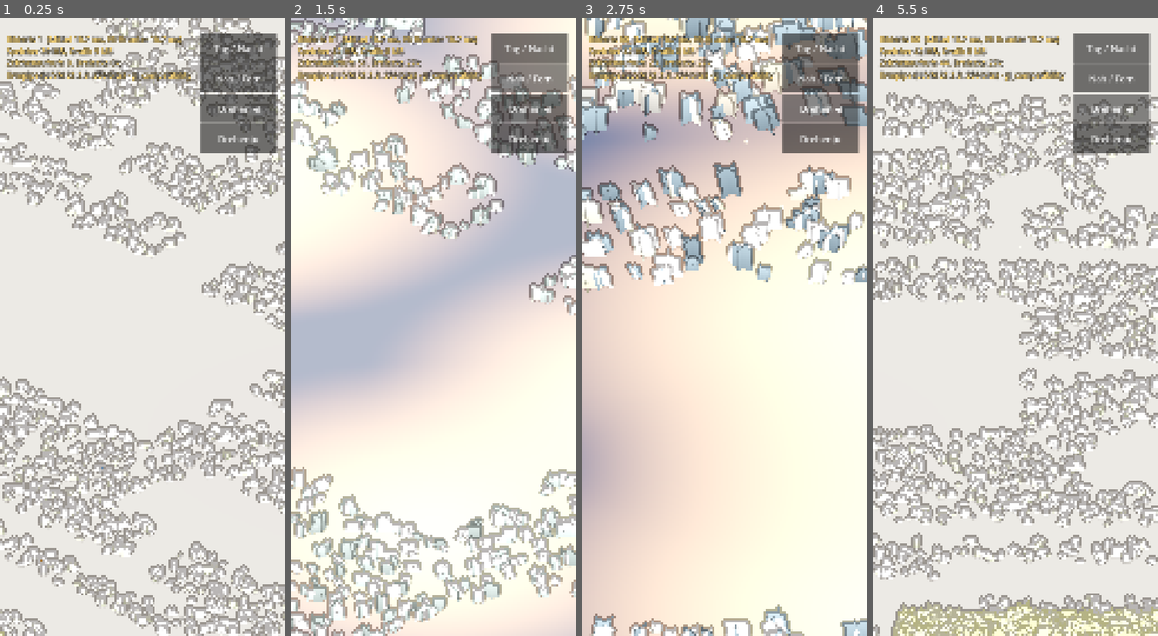
Above: before the commit, frames 1-4 (left to right).
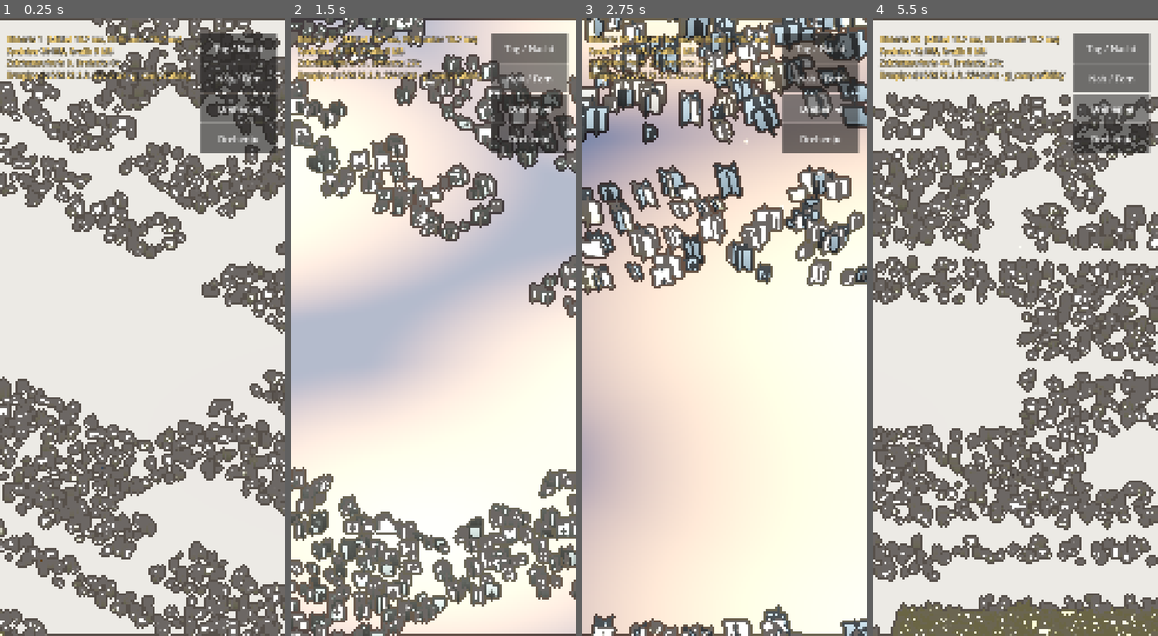
Above: after the commit, the same moments.

Repository: tramour-cmyk/androidapp_rpg_bornim
Game: Godot game, scene res://main.tscn
The game is run twice, just before and just after one commit, with the same random seed, the same clock (stepped at 60 frames per second) and the same inputs.
Inputs:
- Up to frame 1 (0.25 s): no input
- Up to frame 2 (1.5 s): click "Tag / Nacht" at 0.5 s; click "Nah / Fern" at 1.25 s
- Up to frame 3 (2.75 s): click "Drehen ◀" at 2 s
- Up to frame 4 (5.5 s): click "Drehen ▶" at 2.75 s; click "Tag / Nacht" at 3.5 s; click "Nah / Fern" at 4.25 s; click "Drehen ◀" at 5 s

The runs differ from the first frame. In frame 1, 38% of the frame differs, in the area x 0-100%, y 0-100%; in frame 2, 25%; in frame 3, 18%; in frame 4, 44%.

Commit message:
348.5: Tusche am Handy sichtbar (Linienbreite nach Aufloesung, Tiefe je Renderer), Nahstufe schneidet erst ab 1,3 m; noch nicht gebaut [skip ci]
Co-Authored-By: Claude Opus 5.5 <noreply@anthropic.com>
Claude-Session: https://claude.ai/code/session_01LRzaQwzyGohvsrgmAKj2qV

Diff:
--- a/tools/godot348/toon.gdshader
+++ b/tools/godot348/toon.gdshader
@@ -18,7 +18,7 @@
 	}
 }
 void fragment() {
-	if (cut_on > 0.5 && wpos.y > 0.4) {           // nur, was zwischen Kamera und Held steht (Saeule um die Blickachse)
+	if (cut_on > 0.5 && wpos.y > 1.3) {           // nur Hohes zwischen Kamera und Held (Saeule um die Blickachse); Baenke, Theken bleiben
 		vec3 d = wpos - cut_pos;
 		float along = dot(d, CAMERA_DIRECTION_WORLD);
 		float side = length(d - CAMERA_DIRECTION_WORLD * along);
--- a/tools/godot348/tusche.gdshader
+++ b/tools/godot348/tusche.gdshader
@@ -3,17 +3,20 @@
 render_mode unshaded, cull_disabled, depth_draw_never, blend_mix, fog_disabled;
 uniform sampler2D depth_tex : hint_depth_texture, filter_nearest;
 uniform sampler2D screen_tex : hint_screen_texture, filter_nearest;
-uniform float px = 1.3;            // Linienbreite in Bildpunkten
-uniform float knick = 0.06;        // Meter: Krümmung der Tiefe, ab der eine Linie entsteht
+uniform float px = 1.3;            // Linienbreite in Bildpunkten bei 540 Punkten Bildbreite, waechst mit der Aufloesung
+uniform float knick = 0.015;        // Meter: Krümmung der Tiefe, ab der eine Linie entsteht
 uniform vec3 ink : source_color = vec3(0.07, 0.05, 0.04);
 void vertex() { POSITION = vec4(VERTEX.xy, 1.0, 1.0); }
 float lz(vec2 uv, mat4 ip) {
 	float d = texture(depth_tex, uv).r;
+#if CURRENT_RENDERER == RENDERER_COMPATIBILITY
+	d = d * 2.0 - 1.0;   // OpenGL: Tiefe -1..1 (Rechnerbilder), Vulkan am Handy: 0..1
+#endif
 	vec4 v = ip * vec4(uv * 2.0 - 1.0, d, 1.0);
 	return -v.z / v.w;
 }
 void fragment() {
-	vec2 e = px / VIEWPORT_SIZE;
+	vec2 e = px * max(1.0, min(VIEWPORT_SIZE.x, VIEWPORT_SIZE.y) / 540.0) / VIEWPORT_SIZE;
 	float z = lz(SCREEN_UV, INV_PROJECTION_MATRIX);
 	float zl = lz(SCREEN_UV - vec2(e.x, 0), INV_PROJECTION_MATRIX), zr = lz(SCREEN_UV + vec2(e.x, 0), INV_PROJECTION_MATRIX);
 	float zd = lz(SCREEN_UV - vec2(0, e.y), INV_PROJECTION_MATRIX), zu = lz(SCREEN_UV + vec2(0, e.y), INV_PROJECTION_MATRIX);
@@ -22,5 +25,5 @@
 	vec3 c = texture(screen_tex, SCREEN_UV).rgb;
 	float lum = dot(c, vec3(0.2126, 0.7152, 0.0722));
 	ALBEDO = ink;
-	ALPHA = edge * mix(1.0, 0.45, smoothstep(0.05, 0.6, lum));
+	ALPHA = edge * mix(1.0, 0.7, smoothstep(0.05, 0.6, lum));
 }
